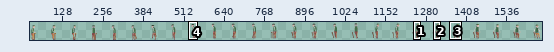
One commit to this sprite sheet: TakeABreak_Unity/Assets/Sprites/Jugador/Jugador_sentandose.png. Above: a wide view before the commit, with the close-up outlined.
Close-up. Before the commit:
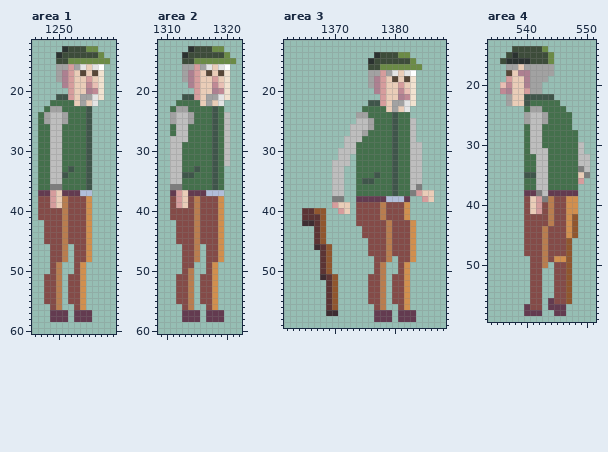
The file is 1664x64 pixels. Colours within 5 levels of each other are drawn and written as one. Shown: area 1: x 1246..1259, y 12..60; area 2: x 1309..1322, y 12..60; area 3: x 1362..1388, y 12..59; area 4: x 534..551, y 13..59. The wide view leaves out empty margins. The commit also changed other parts of the picture, which this record leaves out.
After the commit:
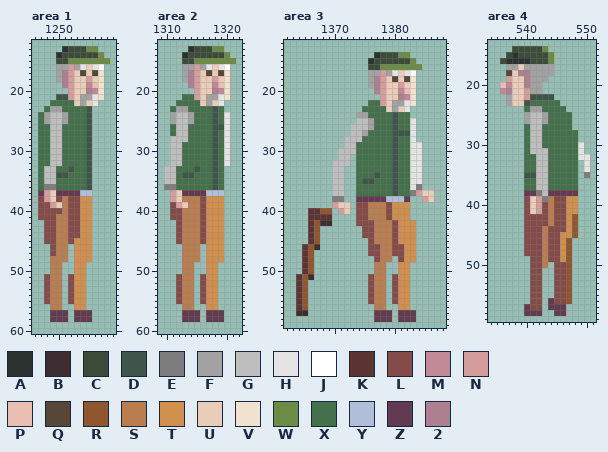
Palette (. is transparent): A #2b3230  B #3e2d32  C #3d4c3a  D #3f554a  E #7d7d7d  F #a2a2a2  G #bebebe  H #e4e4e4  J #ffffff  K #5c3434  L #844b48  M #c08995  N #d69d9d  P #e9bfb4  Q #574738  R #90562e  S #b97d4f  T #d18f4e  U #eacdb8  V #f1e2d0  W #6b8b46  X #44704c  Y #b1bed9  Z #633b50  2 #ad8091
The edit:
Area 1:
y 33: x 1248 X -> G; x 1250 G -> X
y 34: x 1248 X -> G; x 1250 G -> D
y 35: x 1248 X -> G; x 1250 G -> X
y 36: x 1248 X -> E; x 1250 E -> X
y 37: x 1248..1250 ZNU -> NUZ
y 38: x 1248..1250 LNU -> NUL; x 1254 L -> T
y 39..40: x 1254 L -> T
y 41..44: x 1250 L -> S; x 1254 L -> T
y 45..47: x 1250 L -> S; x 1253..1254 LL -> TT
y 48: x 1249..1250 LL -> SS; x 1253..1254 LL -> TT
y 49..56: x 1249 L -> S; x 1253 L -> T
Area 2:
y 21: x 1313..1314 DD -> XX
y 24..25: x 1320 G -> H
y 26: x 1319..1320 XG -> DH
y 27..32: x 1320 G -> H
y 33..35: x 1310 . -> G; x 1312 G -> X
y 36: x 1310 . -> E; x 1312 E -> X
y 37: x 1311..1313 ZNU -> NUZ
y 38: x 1311..1314 LNUL -> NUSS; x 1317..1318 LL -> TT
y 39: x 1314 L -> S; x 1317..1318 LL -> TT
y 40..48: x 1313..1314 LL -> SS; x 1317..1318 LL -> TT
y 49: x 1313..1314 LL -> SS; x 1317 L -> T
y 50..56: x 1313 L -> S; x 1317 L -> T
Area 3:
y 22: x 1376..1377 DD -> XX
y 25..26: x 1383 G -> H
y 27: x 1381..1383 XXG -> DDH
y 28: x 1383 G -> H
y 29..35: x 1383..1384 GG -> HH
y 36: x 1383 G -> H
y 39: x 1376..1377 LL -> SS; x 1380..1381 LL -> TT
y 40: x 1365 K -> .; x 1367 R -> K; x 1369 . -> R; x 1376..1377 LL -> SS; x 1380..1381 LL -> TT
y 41: x 1365 K -> .; x 1368..1369 R. -> KK; x 1376..1377 LL -> SS; x 1380..1381 LL -> TT
y 42: x 1365..1369 BBKR. -> .KRBB; x 1377..1378 LL -> SS; x 1381..1382 LL -> TT
y 43..45: x 1366..1368 .KR -> KR.; x 1377..1378 LL -> SS; x 1381..1382 LL -> TT
y 46..48: x 1365..1366 .. -> KR; x 1368..1369 KR -> ..; x 1378 L -> S; x 1382 L -> T
y 49..50: x 1365..1366 .. -> KR; x 1368..1369 KR -> ..; x 1377 L -> S; x 1381 L -> T
y 51: x 1364..1366 ... -> KRB; x 1368..1370 BKR -> ...; x 1377 L -> S; x 1381 L -> T
y 52..56: x 1364..1365 .. -> KR; x 1369..1370 KR -> ..; x 1377 L -> S; x 1381 L -> T
y 57: x 1364..1365 .. -> BB; x 1369..1370 BB -> ..
Area 4:
y 22: x 540 D -> N
y 30..31: x 549 G -> H
y 32: x 549..550 GG -> HH
y 33: x 549..550 GG -> .H
y 34: x 549..550 EG -> .H
y 35: x 549 U -> .
y 36: x 549 N -> .
y 45..48: x 546 L -> T
y 49: x 545 T -> L
